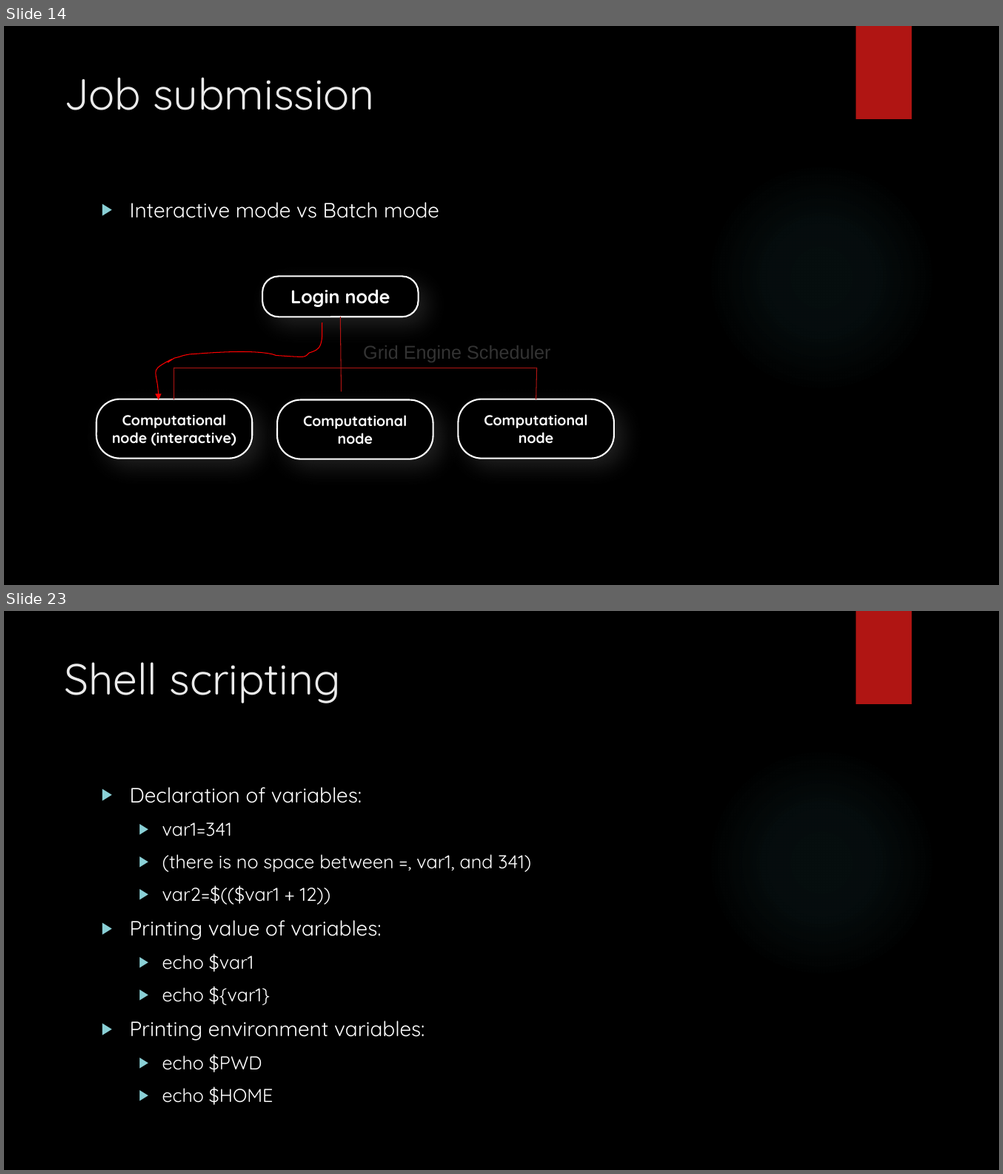
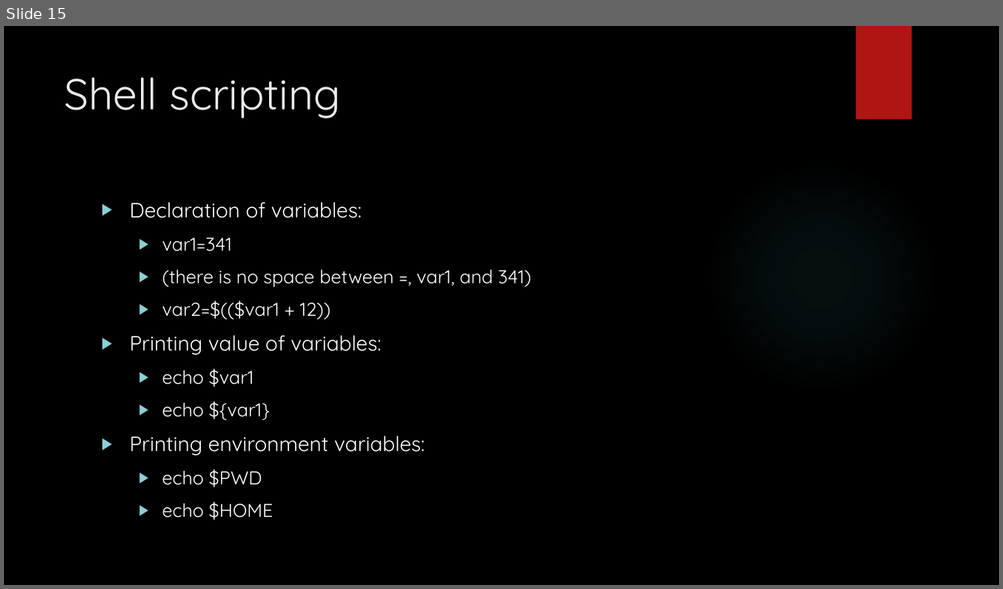
Before and after one commit to sysmedicine/KCLModule2_2021, a slide deck: Slides/IntroToLinux_Day2.pptx. Shown one above the other, each under a label of ours: slides 14 and 23 before the commit, slide 15 after it; the slides between them are not shown. The pictures are 1003x1174 and 1003x589 pixels, drawn with LibreOffice and Linux fonts; fonts in the diff are those of the drawing; background and template pictures are left out. Boxes give left, top, right and bottom in pixels: in the first picture for what was removed or moved away, otherwise in the second. Text is boxed around its words. In the diff, an @@ line names an element or a change of style, - is before the commit and + after.

```diff
--- a/Slides/IntroToLinux_Day2.pptx
+++ b/Slides/IntroToLinux_Day2.pptx
@@ slide 14 removed at bbox=[4, 26, 999, 585], background picture (left out); not listed: 2 template elements that a slide beside it also shows @@
@@ title removed at bbox=[64, 77, 374, 110] @@
-Job submission
@@ text removed at bbox=[130, 202, 439, 218] @@
-▶ Interactive mode vs Batch mode
@@ rounded rectangle removed at bbox=[262, 277, 418, 317] @@
-Login node
@@ freeform shape removed at bbox=[156, 323, 323, 400] @@
@@ line removed from (341, 317) to (341, 392) @@
@@ text removed at bbox=[363, 346, 550, 363] @@
-Grid Engine Scheduler
@@ line removed from (174, 369) to (536, 369) @@
@@ line removed from (174, 369) to (174, 400) @@
@@ line removed from (537, 369) to (536, 400) @@
@@ rounded rectangle removed at bbox=[96, 400, 253, 459] @@
-Computational node (interactive)
@@ rounded rectangle removed at bbox=[277, 400, 433, 460] @@
-Computational node
@@ rounded rectangle removed at bbox=[458, 400, 614, 459] @@
-Computational node
@@ what was slide 23 is now slide 15 @@
```
Also in this commit, not shown: 4 slides changed, 11 slides added, 18 other slides removed, 1 other file.
